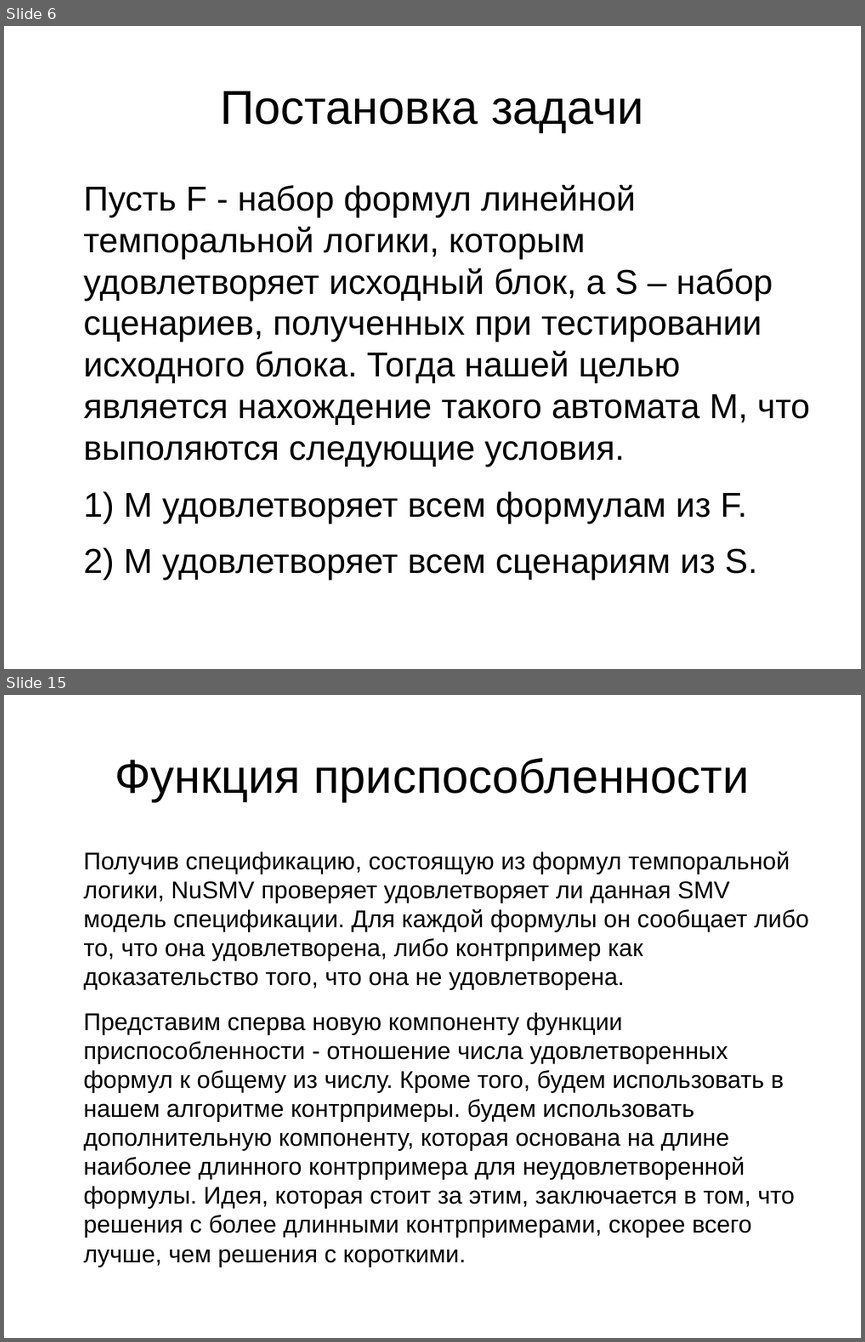
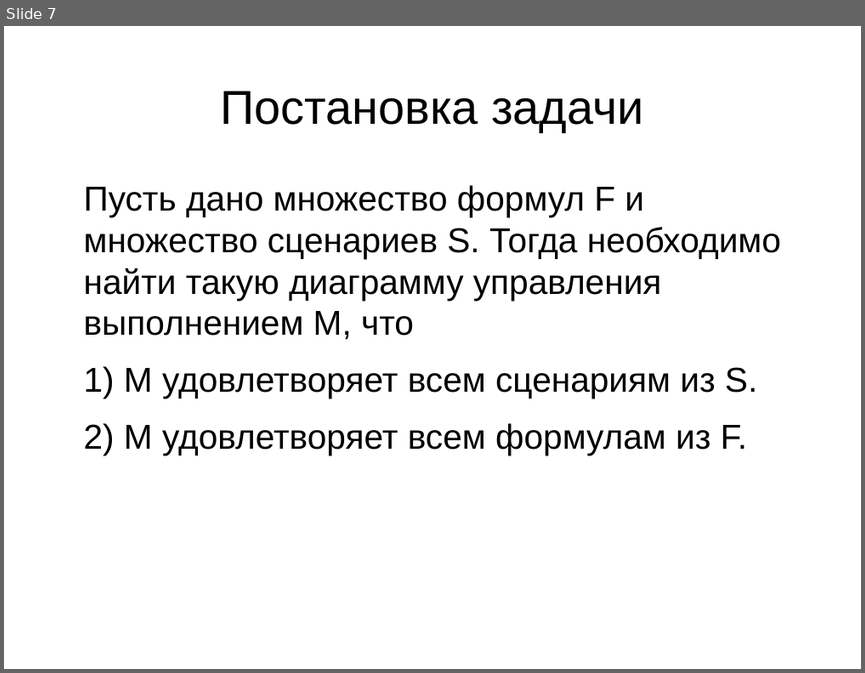
Before and after one commit to V1489Cygni/spec2fb, a slide deck: Presentation.odp. Shown one above the other, each under a label of ours: slides 6 and 15 before the commit, slide 7 after it; the slides between them are not shown. The pictures are 865x1342 and 865x673 pixels, drawn with LibreOffice and Linux fonts; fonts in the diff are those of the drawing. Boxes give left, top, right and bottom in pixels: in the first picture for what was removed or moved away, otherwise in the second. Text is boxed around its words. In the diff, an @@ line names an element or a change of style, - is before the commit and + after.

```diff
--- a/Presentation.odp
+++ b/Presentation.odp
@@ slide 15 removed at (4, 695, 861, 1338), background #FFFFFF @@
@@ title removed at (114, 758, 749, 801) @@
-Функция приспособленности
@@ text removed at (84, 851, 809, 1266) @@
-Получив спецификацию, состоящую из формул темпоральной логики, NuSMV проверяет удовлетворяет ли данная SMV модель спецификации. Для каждой формулы он сообщает либо то, что она удовлетворена, либо контрпример как доказательство того, что она не удовлетворена.
-Представим сперва новую компоненту функции приспособленности - отношение числа удовлетворенных формул к общему из числу. Кроме того, будем использовать в нашем алгоритме контрпримеры. будем использовать дополнительную компоненту, которая основана на длине наиболее длинного контрпримера для неудовлетворенной формулы. Идея, которая стоит за этим, заключается в том, что решения с более длинными контрпримерами, скорее всего лучше, чем решения с короткими.
@@ what was slide 6 is now slide 7 @@
@@ slide 7 changed as well @@
@@ text at (84, 185, 781, 455): text changed @@
-Пусть F - набор формул линейной темпоральной логики, которым удовлетворяет исходный блок, а S – набор сценариев, полученных при тестировании исходного блока. Тогда нашей целью является нахождение такого автомата M, что выполяются следующие условия.
-1) M удовлетворяет всем формулам из F.
-2) M удовлетворяет всем сценариям из S.
+Пусть дано множество формул F и множество сценариев S. Тогда необходимо найти такую диаграмму управления выполнением M, что
+1) M удовлетворяет всем сценариям из S.
+2) M удовлетворяет всем формулам из F.
```
Also in this commit, not shown: 7 other slides changed, 9 slides added, 15 other slides removed, 3 other files.
